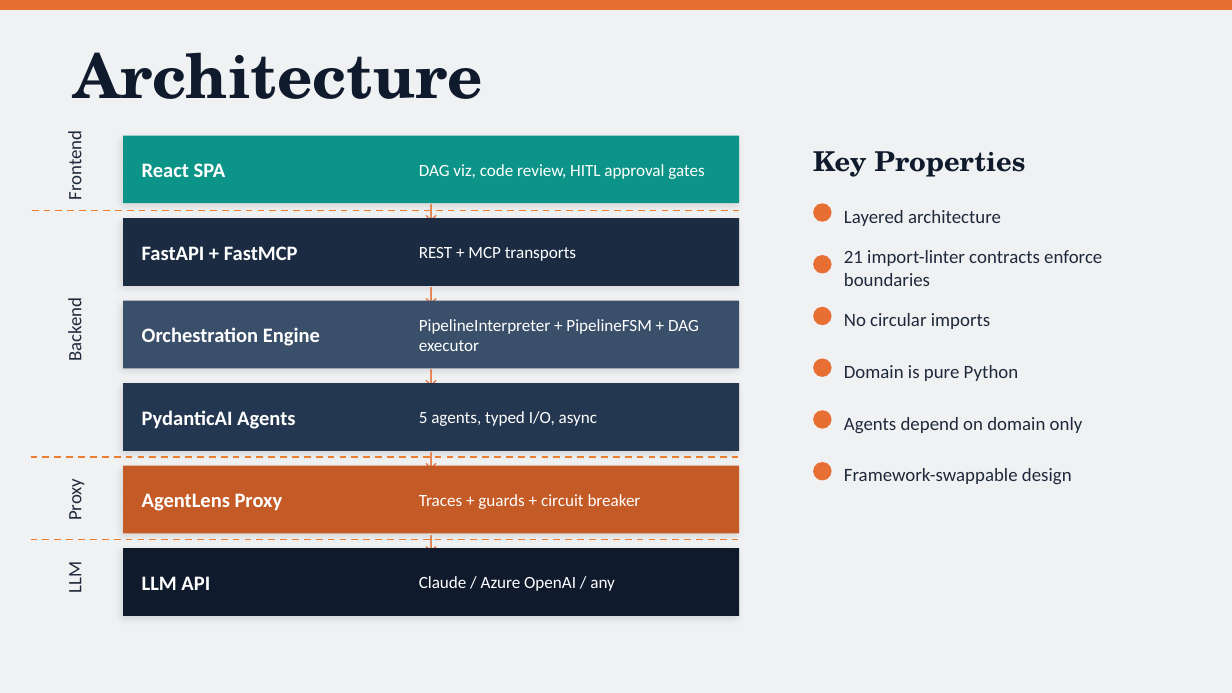
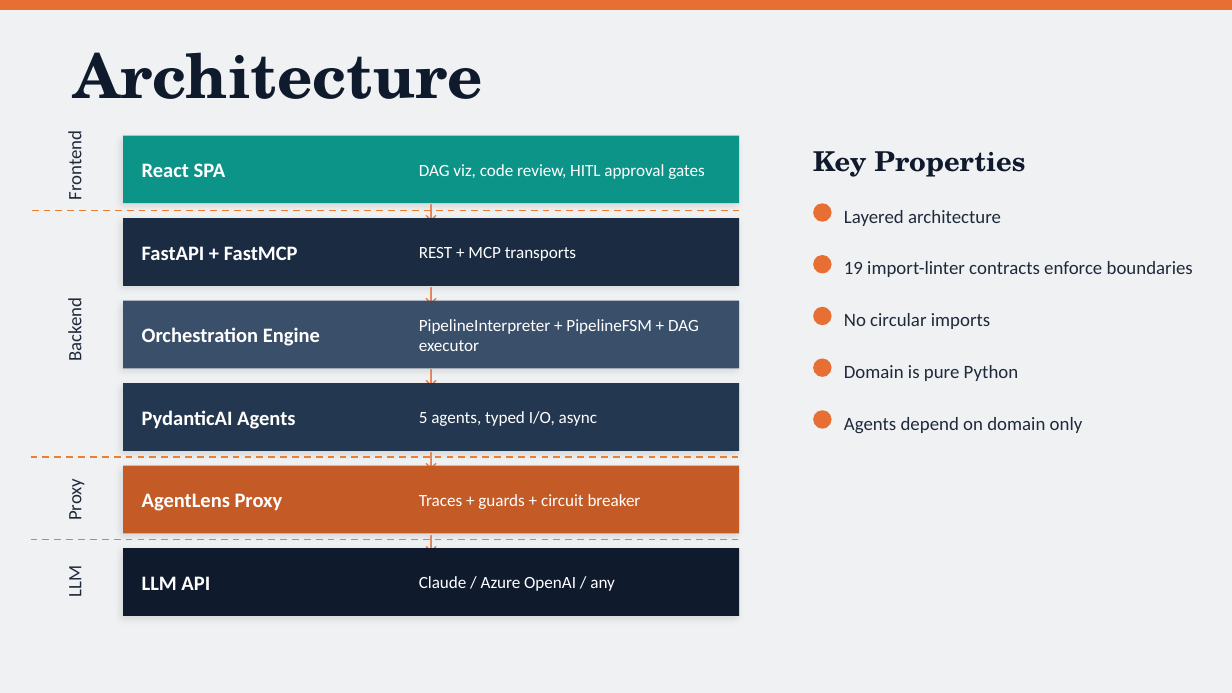
Before and after one commit to matt-grain/pharma-derive, a slide deck: slide 5 of presentation/CDDE_Presentation.pptx (slide 4 before the commit). Drawn at 1232x693 pixels with LibreOffice and Linux fonts; fonts in the diff are those of the drawing. Boxes give left, top, right and bottom in pixels: in the first picture for what was removed or moved away, otherwise in the second. Text is boxed around its words. In the diff, an @@ line names an element or a change of style, - is before the commit and + after.

```diff
--- a/presentation/CDDE_Presentation.pptx
+++ b/presentation/CDDE_Presentation.pptx
@@ text at (844,261,1193,277): text changed @@
-21 import-linter contracts enforce boundaries
+19 import-linter contracts enforce boundaries
@@ ellipse removed at (813,462,832,480) @@
@@ text removed at (844,468,1072,484) @@
-Framework-swappable design
@@ text "LLM": place and size @@
-text "LLM" at (64,564,87,592)
+text "LLM" at (64,569,87,596)
```
Also in this commit, not shown: 12 other slides changed, 1 slide added, 1 other file.
